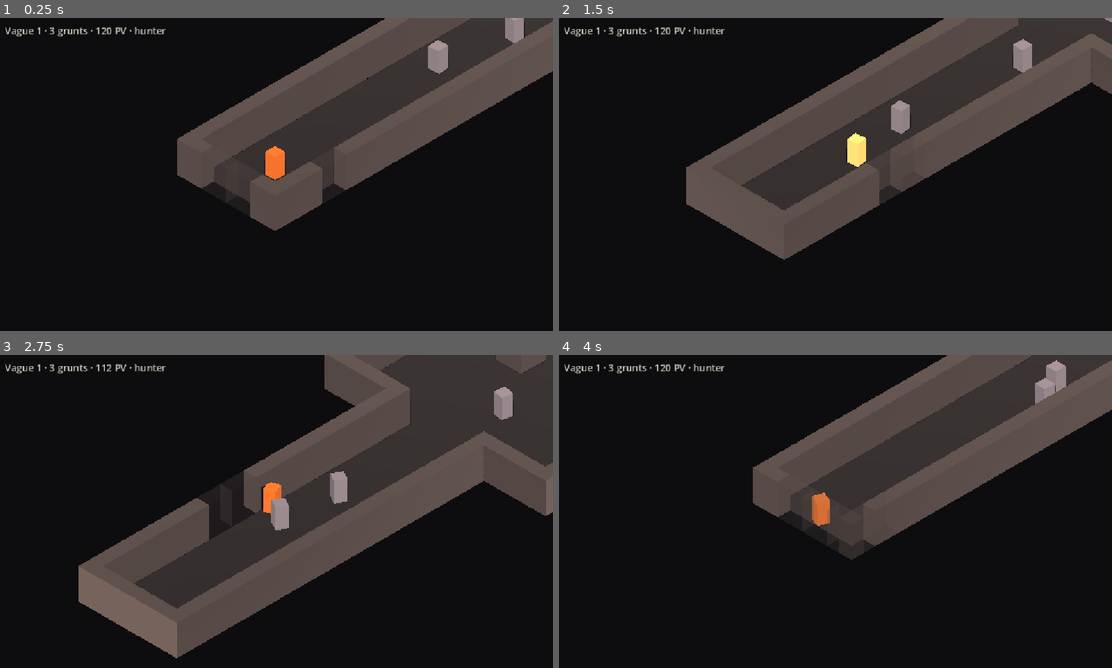
Above: before the commit, frames 1-4 (two rows, left to right).
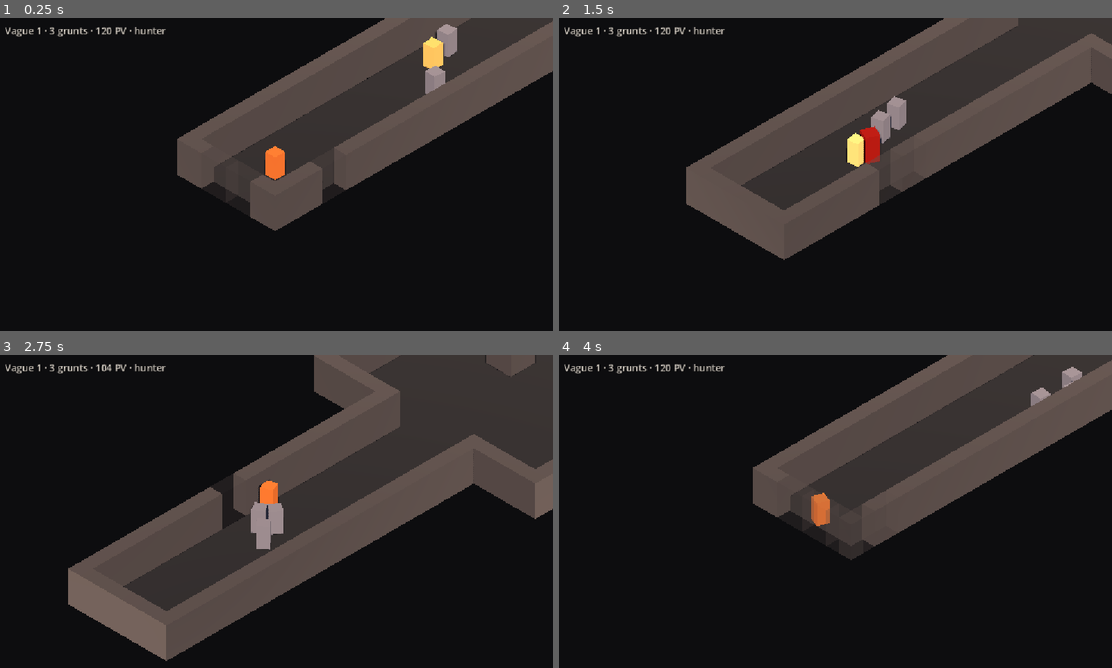
Above: after the commit, the same moments.

Repository: lelabodetho/strate
Game: Godot game, scene res://scenes/test/harness.tscn
The game is run twice, just before and just after one commit, with the same random seed, the same clock (stepped at 60 frames per second) and the same inputs.
Inputs (mouse positions are in pixels of both pictures, inside the frame that each line leads up to):
- Up to frame 1 (0.25 s): no input
- Up to frame 2 (1.5 s): tap Enter at 0.5 s; move the mouse to (807, 237) at 0.52 s; press the mouse at (807, 237) at 0.53 s; hold W (move_up) from 0.53 s (still down); move the mouse to (1001, 221) at 1.27 s; release the mouse at (1001, 221) at 1.28 s; tap Space (dash) at 1.35 s
- Up to frame 3 (2.75 s): move the mouse to (110, 464) at 2.02 s; release W (move_up) at 2.03 s; hold A (move_left) from 2.03 s (still down); tap R at 2.1 s
- Up to frame 4 (4 s): move the mouse to (863, 511) at 2.77 s; tap N at 2.85 s; move the mouse to (752, 433) at 3.52 s; release A (move_left) at 3.53 s; hold S (move_down) from 3.53 s (still down); tap 0 at 3.6 s

The runs differ from the first frame. In frame 1, 1.1% of the frame differs, in the area x 76-95%, y 0-25%; in frame 2, 1.1%; in frame 3, 6.9%, in the area x 12-100%, y 0-98%; in frame 4, 0.6%.

Commit message:
Pack aggro, leash, wave packs
- aggro_share_radius (tuning, 4): a grunt going idle -> chase, or hit while
  idle, wakes idle grunts within the radius after a seeded 0–0.3 s delay;
  events {type:"aggro", id}; the view flashes the waking grunt
- aggro_drop_mult (tuning, 1.8): a chasing grunt farther than
  grunt_aggro * mult gives up ({type:"deaggro", id}), walks back to its spawn
  at 0.6x speed and re-aggros normally if the player comes back in range
- Wave spawns as 2–4 packs of 2–4 grunts within 2 units of a seeded center
  (small waves get fewer or smaller packs, total unchanged); pack index on
  each grunt and pack centers in the state dump
- 18 new headless checks (103 total)

Co-Authored-By: Claude Fable 5.1 <noreply@anthropic.com>

Diff:
--- a/src/sim/entity.gd
+++ b/src/sim/entity.gd
@@ -14,9 +14,12 @@
 var alive: bool = true
 
 # AI / combat state (grunts). Player uses the world-level dash fields.
-var state: StringName = &"idle"   # &"idle" | &"chase" | &"windup" | &"recover" | &"dead"
+var state: StringName = &"idle"   # &"idle" | &"chase" | &"windup" | &"recover" | &"return" | &"dead"
 var state_t: float = 0.0          # seconds left in the current timed state
 var attack_cd: float = 0.0
+var spawn_pos: Vector2 = Vector2.ZERO
+var aggro_delay: float = 0.0      # > 0: woken by a packmate, will chase when it hits 0
+var pack: int = -1                # wave pack index, -1 for hand-placed grunts
 
 func _init(p_id: int, p_kind: StringName, p_pos: Vector2) -> void:
 	id = p_id
@@ -29,5 +32,5 @@
 		"pos": [snappedf(pos.x, 0.01), snappedf(pos.y, 0.01)],
 		"facing": [snappedf(facing.x, 0.01), snappedf(facing.y, 0.01)],
 		"radius": radius, "hit_radius": hit_radius,
-		"hp": hp, "alive": alive, "state": String(state),
+		"hp": hp, "alive": alive, "state": String(state), "pack": pack,
 	}
--- a/src/sim/tuning.gd
+++ b/src/sim/tuning.gd
@@ -30,6 +30,8 @@
 	["grunt_windup", 0.05, 2.0, 0.01],
 	["grunt_recover", 0.0, 3.0, 0.05],
 	["grunt_aggro", 1.0, 40.0, 1.0],
+	["aggro_share_radius", 0.0, 10.0, 0.5],
+	["aggro_drop_mult", 1.0, 4.0, 0.1],
 ]
 
 # Player
@@ -62,6 +64,8 @@
 var grunt_windup := 0.4
 var grunt_recover := 0.7
 var grunt_aggro := 30.0
+var aggro_share_radius := 4.0  # a waking grunt wakes idle grunts within this distance
+var aggro_drop_mult := 1.8     # a chasing grunt farther than grunt_aggro * this gives up and walks home
 
 static func keys() -> PackedStringArray:
 	var out := PackedStringArray()
--- a/src/sim/world.gd
+++ b/src/sim/world.gd
@@ -9,6 +9,14 @@
 const WAVE_CAP := 12
 const WAVE_DELAY := 2.0        # seconds between the last kill and the next wave
 const SPAWN_MIN_DIST := 8.0    # grunts never appear closer than this to the player
+const PACK_RADIUS := 2.0       # wave grunts spawn within this distance of their pack center
+const PACK_MIN := 2
+const PACK_MAX := 4
+const PACKS_MIN := 2
+const PACKS_MAX := 4
+const AGGRO_DELAY_MAX := 0.3   # seeded delay before a woken packmate starts chasing
+const RETURN_SPEED_MULT := 0.6 # walking-home speed, as a fraction of grunt_speed
+const HOME_EPSILON := 0.2
 
 var seed: int
 var level: SimLevel
@@ -26,11 +34,13 @@
 var swing_dir: Vector2 = Vector2.DOWN
 var wave: int = 0
 var next_wave_t: float = 0.0   # > 0 while counting down to the next wave
+var wave_packs: Array[Vector2] = []   # pack centers of the current wave
 
 # What happened during the last step(), for the view and the harness. Cleared every step.
 # {type:"hit", target, pos, dir, damage} {type:"kill", target, pos} {type:"dodge", pos}
 # {type:"shot", pos, dir} {type:"impact", pos} {type:"wave_cleared", wave}
 # {type:"swing", pos, dir} {type:"explosion", pos, radius} {type:"stagger", target}
+# {type:"aggro", id} {type:"deaggro", id}
 var events: Array[Dictionary] = []
 
 # Dash state (player only for now)
@@ -53,25 +63,43 @@
 	spawn(&"player", level.player_spawn)
 	start_wave(1)
 
-## Wave n: clear remaining grunts, spawn min(cap, 3 + 2*(n-1)) of them at seeded positions,
-## spread over the level's floors, never within SPAWN_MIN_DIST of the player.
+## Wave n: clear remaining grunts, spawn min(cap, 3 + 2*(n-1)) of them as 2–4 packs of 2–4,
+## each pack within PACK_RADIUS of a seeded center on one of the level's floors, never within
+## SPAWN_MIN_DIST of the player. Small waves get fewer or smaller packs so the total holds.
 func start_wave(n: int) -> void:
 	wave = n
 	stats.wave = n
 	next_wave_t = 0.0
+	wave_packs.clear()
 	for id in entities.keys():
 		if entities[id].kind == &"grunt":
 			entities.erase(id)
 	var p := player()
 	var count := mini(WAVE_CAP, WAVE_BASE + WAVE_STEP * (n - 1))
+	var sizes := _pack_sizes(count)
 	var placed: Array[Vector2] = []
-	for i in count:
-		var area: Rect2 = level.floors[i % level.floors.size()]
-		var pos := _find_spawn(area, p, placed)
-		spawn(&"grunt", pos)
-		placed.append(pos)
-
-func _find_spawn(area: Rect2, p: SimEntity, placed: Array[Vector2]) -> Vector2:
+	for pack_i in sizes.size():
+		var area: Rect2 = level.floors[pack_i % level.floors.size()]
+		var center := _find_spawn(area, p, placed, SPAWN_MIN_DIST + PACK_RADIUS)
+		wave_packs.append(center)
+		for j in sizes[pack_i]:
+			var pos := _find_pack_slot(center, p, placed)
+			var g := spawn(&"grunt", pos)
+			g.pack = pack_i
+			placed.append(pos)
+
+## Split `count` into packs of PACK_MIN..PACK_MAX, PACKS_MIN..PACKS_MAX of them when the
+## count allows it; otherwise as close as possible (3 grunts = one pack of 3).
+func _pack_sizes(count: int) -> Array[int]:
+	var lo := maxi(1, ceili(float(count) / PACK_MAX))
+	var hi := maxi(lo, mini(PACKS_MAX, int(count / PACK_MIN)))
+	var packs := rng.randi_range(maxi(lo, mini(PACKS_MIN, hi)), hi)
+	var sizes: Array[int] = []
+	for i in packs:
+		sizes.append(int(count / packs) + (1 if i < count % packs else 0))
+	return sizes
+
+func _find_spawn(area: Rect2, p: SimEntity, placed: Array[Vector2], min_dist: float) -> Vector2:
 	var r := tuning.grunt_radius + 0.1
 	var best := Vector2.INF
 	var best_d := -1.0
@@ -88,12 +116,34 @@
 				break
 		if crowded:
 			continue
-		if d_player > SPAWN_MIN_DIST:
+		if d_player > min_dist:
 			return pos
 		if d_player > best_d:
 			best_d = d_player
 			best = pos
 	return best if best != Vector2.INF else area.get_center()
+
+## A free spot within PACK_RADIUS of the pack center, still clear of the player.
+func _find_pack_slot(center: Vector2, p: SimEntity, placed: Array[Vector2]) -> Vector2:
+	var r := tuning.grunt_radius + 0.1
+	var fallback := center
+	for attempt in 48:
+		var a := rng.randf_range(0.0, TAU)
+		var d := sqrt(rng.randf()) * PACK_RADIUS
+		var pos := center + Vector2(cos(a), sin(a)) * d
+		if not level.circle_fits(pos, r):
+			continue
+		if p != null and pos.distance_to(p.pos) <= SPAWN_MIN_DIST:
+			continue
+		var crowded := false
+		for q in placed:
+			if q.distance_to(pos) < r * 2.2:
+				crowded = true
+				break
+		if not crowded:
+			return pos
+		fallback = pos
+	return fallback
 
 ## Same wave again: player back to full health at the spawn point, fresh grunts and bullets.
 ## Tuning is untouched.
@@ -135,6 +185,7 @@
 			e.radius = tuning.grunt_radius
 			e.hit_radius = tuning.grunt_hit_radius
 	e.hp = e.hp_max
+	e.spawn_pos = pos
 	entities[e.id] = e
 	return e
 
@@ -307,6 +358,24 @@
 	for id in dead:
 		projectiles.erase(id)
 
+## Idle or returning grunt starts chasing, and wakes idle packmates within aggro_share_radius
+## after a seeded delay so the pack does not move as one block.
+func _wake(g: SimEntity) -> void:
+	if not g.alive or (g.state != &"idle" and g.state != &"return"):
+		return
+	g.aggro_delay = 0.0
+	g.state = &"chase"
+	_emit({"type": "aggro", "id": g.id})
+	if tuning.aggro_share_radius <= 0.0:
+		return
+	for o in entities.values():
+		if o == g or not o.alive or o.kind != &"grunt" or o.aggro_delay > 0.0:
+			continue
+		if o.state != &"idle" and o.state != &"return":
+			continue
+		if o.pos.distance_to(g.pos) <= tuning.aggro_share_radius:
+			o.aggro_delay = maxf(0.001, rng.randf_range(0.0, AGGRO_DELAY_MAX))
+
 func _step_grunt(dt: float, g: SimEntity, p: SimEntity) -> void:
 	g.attack_cd = maxf(0.0, g.attack_cd - dt)
 	g.vel = Vector2.ZERO
@@ -314,13 +383,32 @@
 	var dist := to_p.length()
 	var contact := g.radius + p.radius + tuning.grunt_reach
 
+	if g.aggro_delay > 0.0:
+		g.aggro_delay -= dt
+		if g.aggro_delay <= 0.0:
+			g.aggro_delay = 0.0
+			_wake(g)
+
 	match g.state:
 		&"idle":
 			if p.alive and dist <= tuning.grunt_aggro:
-				g.state = &"chase"
+				_wake(g)
+		&"return":
+			if p.alive and dist <= tuning.grunt_aggro:
+				_wake(g)
+			else:
+				var home := g.spawn_pos - g.pos
+				if home.length() <= HOME_EPSILON:
+					g.state = &"idle"
+				else:
+					g.vel = home.normalized() * tuning.grunt_speed * RETURN_SPEED_MULT
 		&"chase":
 			if not p.alive:
 				g.state = &"idle"
+			elif dist > tuning.grunt_aggro * tuning.aggro_drop_mult:
+				# Leash: too far, give up and walk home.
+				g.state = &"return"
+				_emit({"type": "deaggro", "id": g.id})
 			elif dist <= contact and g.attack_cd <= 0.0:
 				g.state = &"windup"
 				g.state_t = tuning.grunt_windup
@@ -339,7 +427,9 @@
 			if g.state_t <= 0.0:
 				g.state = &"chase"
 
-	if dist > 0.05:
+	if g.state == &"return" and g.vel != Vector2.ZERO:
+		g.facing = g.vel.normalized()
+	elif dist > 0.05:
 		g.facing = to_p / dist
 	if g.vel != Vector2.ZERO:
 		g.pos = level.resolve_circle(g.pos + g.vel * dt, g.radius)
@@ -382,6 +472,9 @@
 		e.state_t = tuning.grunt_recover
 		e.attack_cd = tuning.grunt_recover
 		_emit({"type": "stagger", "target": e.id})
+	elif e.kind == &"grunt" and (e.state == &"idle" or e.state == &"return"):
+		# Shooting a sleeping pack wakes the whole pack.
+		_wake(e)
 	if dir != Vector2.ZERO:
 		e.pos = level.resolve_circle(e.pos + dir * tuning.knockback * kb_mult, e.radius)
 	_emit({"type": "hit", "target": e.id, "pos": e.pos, "dir": dir, "damage": amount})
@@ -426,6 +519,7 @@
 		"seed": seed, "tick": tick, "time": snappedf(time, 0.001),
 		"player_id": player_id, "dashing": is_dashing(), "invulnerable": is_invulnerable(),
 		"wave": wave, "grunts_alive": grunts_alive(), "next_wave_in": snappedf(next_wave_t, 0.01),
+		"wave_packs": wave_packs.map(func(c: Vector2): return [snappedf(c.x, 0.01), snappedf(c.y, 0.01)]),
 		"weapon": weapon.name,
 		"stats": stats,
 		"tuning": tuning.to_dict(),
--- a/src/view/entity_view.gd
+++ b/src/view/entity_view.gd
@@ -12,6 +12,8 @@
 const HIT_FLASH_TIME := 0.08
 const DODGE_FLASH := Color(0.55, 0.9, 1.0)
 const DODGE_FLASH_TIME := 0.15
+const AGGRO_FLASH := Color(1.0, 0.75, 0.4)
+const AGGRO_FLASH_TIME := 0.12
 const DEATH_TIME := 0.18
 const DEATH_SCALE := 1.3
 const FALLEN_COLOR := Color(0.4, 0.22, 0.12)
--- a/src/view/world_view.gd
+++ b/src/view/world_view.gd
@@ -94,6 +94,10 @@
 				v.flash(EntityView.DODGE_FLASH, EntityView.DODGE_FLASH_TIME)
 		"impact":
 			_spawn_impact(ev.pos)
+		"aggro":
+			var v: EntityView = _views.get(ev.id)
+			if v != null:
+				v.flash(EntityView.AGGRO_FLASH, EntityView.AGGRO_FLASH_TIME)
 		"swing":
 			_spawn_swing(ev.pos, ev.dir, world.weapon)
 		"explosion":
--- a/tools/sim_test.gd
+++ b/tools/sim_test.gd
@@ -24,6 +24,10 @@
 	test_stagger()
 	test_body_stats()
 	test_attack_move()
+	test_pack_aggro()
+	test_hit_wakes_pack()
+	test_leash()
+	test_wave_packs()
 	print("[sim_test] ", "OK" if failures == 0 else "FAILED (%d)" % failures)
 	quit(1 if failures > 0 else 0)
 
@@ -426,3 +430,103 @@
 	run(w, 0.3, cmd(Vector2(0, -1), Vector2(0, -20), true))
 	check(absf(-p.pos.y - 0.3 * w.tuning.player_speed) < 0.01, "technomancer keeps full speed while firing")
 	check(SimTuning.keys().has("attack_move_mult") and SimTuning.new().attack_move_mult == 1.0, "attack_move_mult is a tuning key, default 1.0")
+
+func _idle_grunt(w: SimWorld, pos: Vector2) -> SimEntity:
+	return w.spawn(&"grunt", pos)
+
+func _events_of(w: SimWorld, type: String, seconds: float, c: Command) -> Array:
+	var out := []
+	for i in int(round(seconds / DT)):
+		w.step(DT, c)
+		for ev in w.events:
+			if ev.type == type:
+				out.append(ev)
+	return out
+
+func test_pack_aggro() -> void:
+	var w := SimWorld.new(5)
+	w.tuning.grunt_aggro = 6.0
+	w.spawn(&"player", Vector2(0, 9))
+	var a := _idle_grunt(w, Vector2(0, 4))         # 5 from the player: wakes on its own
+	var b := _idle_grunt(w, Vector2(0, 1))         # 3 from a, 8 from the player
+	var c := _idle_grunt(w, Vector2(-4.9, 3))      # 5 from a, 5.3 from b, 7.7 from the player
+	w.step(DT, cmd())
+	var b_delay := b.aggro_delay
+	check(a.state == &"chase" and b.state == &"idle" and b_delay > 0.0, "a wakes and arms its neighbour at 3 with a delay (%.2f s)" % b_delay)
+	check(c.aggro_delay == 0.0 and c.state == &"idle", "the grunt at 5 is not armed")
+	var aggro := _events_of(w, "aggro", 0.35, cmd())
+	check(b.state == &"chase" and aggro.size() == 1 and aggro[0].id == b.id, "the neighbour at 3 follows within 0.3 s")
+	check(c.state == &"idle", "the grunt at 5 stays idle")
+	# Delay is seeded: same seed, same delay.
+	var w2 := SimWorld.new(5)
+	w2.tuning.grunt_aggro = 6.0
+	w2.spawn(&"player", Vector2(0, 9))
+	_idle_grunt(w2, Vector2(0, 4))
+	var b2 := _idle_grunt(w2, Vector2(0, 1))
+	_idle_grunt(w2, Vector2(-4.9, 3))
+	w2.step(DT, cmd())
+	check(is_equal_approx(b2.aggro_delay, b_delay), "wake delay is seeded (%.3f)" % b2.aggro_delay)
+
+func test_hit_wakes_pack() -> void:
+	var w := SimWorld.new(1)
+	w.tuning.grunt_aggro = 10.0   # leash at 18: the pack at 15 chases once woken
+	w.spawn(&"player", Vector2(0, 9))
+	var a := _idle_grunt(w, Vector2(0, -6))        # 15 from the player
+	var b := _idle_grunt(w, Vector2(2, -7))
+	var c := _idle_grunt(w, Vector2(-2, -8))
+	var far := _idle_grunt(w, Vector2(0, -20))     # 14 from a
+	run(w, 0.5, cmd())
+	check(a.state == &"idle" and b.state == &"idle", "a sleeping pack out of range stays idle")
+	w.damage(a.id, 1.0)
+	var woke_a := false
+	for ev in w.events:
+		if ev.type == "aggro" and ev.id == a.id:
+			woke_a = true
+	check(woke_a and a.state == &"chase", "the hit grunt wakes at once")
+	run(w, 0.35, cmd())
+	check(b.state == &"chase" and c.state == &"chase", "its packmates follow")
+	check(far.state == &"idle" and far.aggro_delay == 0.0, "a grunt outside the share radius sleeps on")
+
+func test_leash() -> void:
+	var w := SimWorld.new(1)
+	w.tuning.grunt_aggro = 6.0
+	var p := w.spawn(&"player", Vector2(0, 9))
+	var g := _idle_grunt(w, Vector2(0, 4))
+	run(w, 0.3, cmd())
+	check(g.state == &"chase" and g.pos.y > 4.0, "grunt chases")
+	p.pos = Vector2(0, -20)   # 24+ away: beyond 6 * 1.8
+	var de := _events_of(w, "deaggro", DT, cmd())
+	check(g.state == &"return" and de.size() == 1 and de[0].id == g.id, "too far: deaggro, walks home")
+	var z_before := g.pos.y
+	run(w, 0.2, cmd())
+	check(absf((z_before - g.pos.y) - 0.2 * w.tuning.grunt_speed * 0.6) < 0.02, "walks home at 0.6x speed (%.2f)" % (z_before - g.pos.y))
+	run(w, 3.0, cmd())
+	check(g.state == &"idle" and g.pos.distance_to(g.spawn_pos) <= 0.2, "back at its spawn, idle (d=%.2f)" % g.pos.distance_to(g.spawn_pos))
+	p.pos = Vector2(0, 8)
+	w.step(DT, cmd())
+	check(g.state == &"chase", "re-aggro when the player comes back in range")
+
+func test_wave_packs() -> void:
+	var w := SimWorld.new(9)
+	w.begin()
+	check(w.wave_packs.size() == 1 and _grunt_positions(w).size() == 3, "3 grunts = one pack of 3")
+	for n in [2, 3, 4, 5, 6, 30]:
+		w.start_wave(n)
+		var grunts := []
+		for e in w.entities.values():
+			if e.kind == &"grunt":
+				grunts.append(e)
+		var expected := mini(12, 3 + 2 * (n - 1))
+		var sizes := {}
+		var in_radius := true
+		var far := true
+		for g in grunts:
+			sizes[g.pack] = sizes.get(g.pack, 0) + 1
+			in_radius = in_radius and g.pos.distance_to(w.wave_packs[g.pack]) <= SimWorld.PACK_RADIUS + 0.01
+			far = far and g.pos.distance_to(w.player().pos) > SimWorld.SPAWN_MIN_DIST
+		var packs := w.wave_packs.size()
+		var sizes_ok := true
+		for k in sizes:
+			sizes_ok = sizes_ok and sizes[k] >= 2 and sizes[k] <= 4
+		check(grunts.size() == expected and packs >= 2 and packs <= 4 and sizes_ok and in_radius and far,
+			"wave %d: %d grunts in %d packs of %s, all within %.0f of their center and > %.0f from the player" % [n, grunts.size(), packs, sizes.values(), SimWorld.PACK_RADIUS, SimWorld.SPAWN_MIN_DIST])
